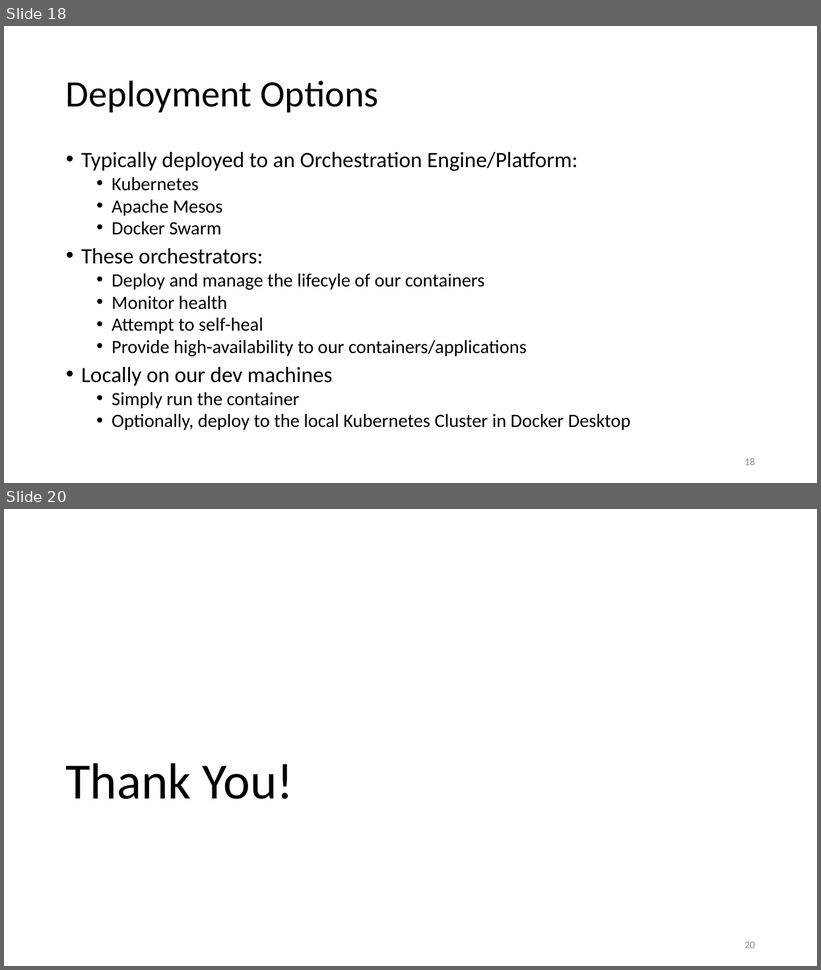
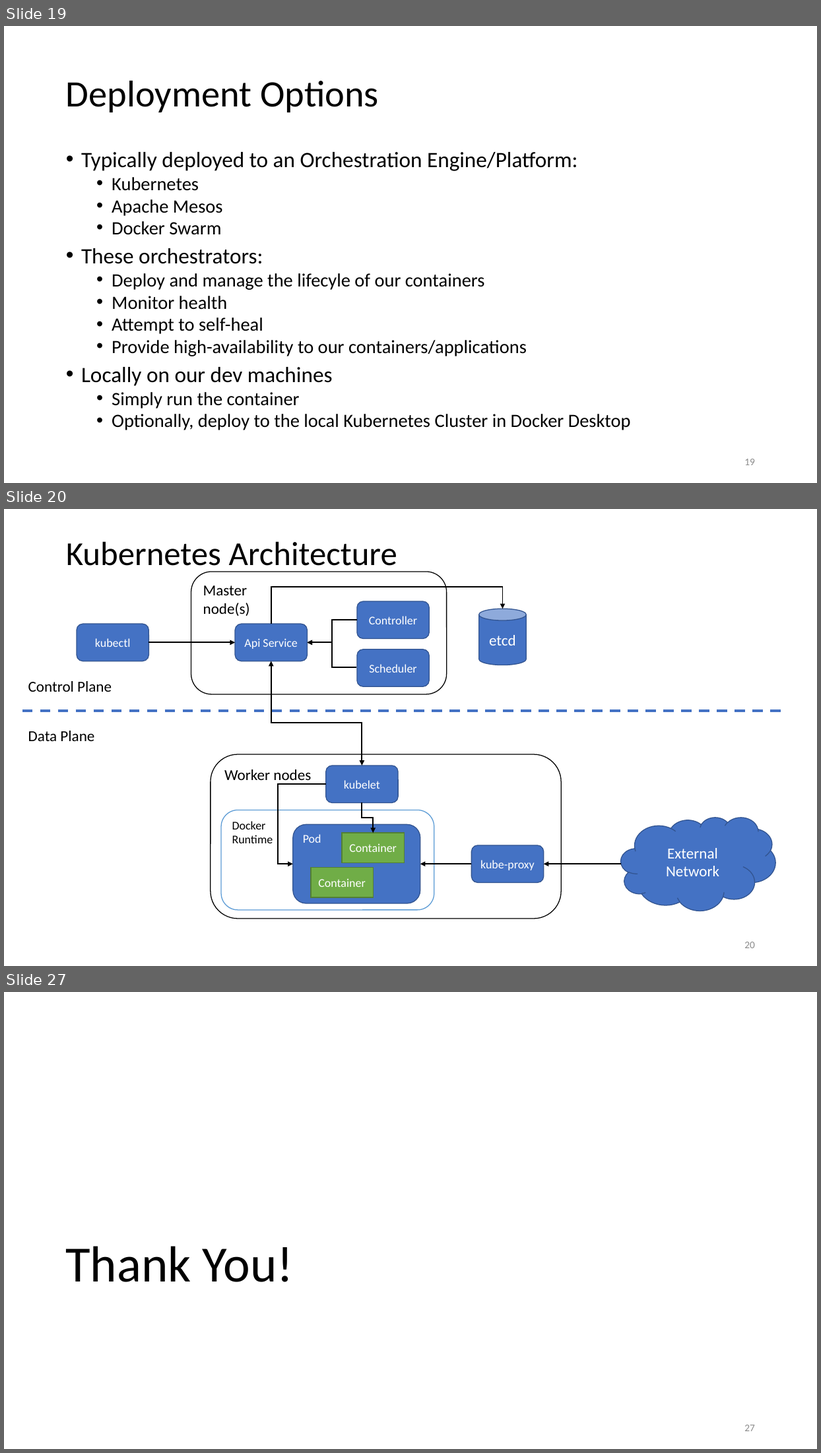
Before and after one commit to jpenniman/java-ms-training, a slide deck: slide-decks/Introduction-to-containers.pptx. Shown one above the other, each under a label of ours: slides 18 and 20 before the commit, slides 19, 20 and 27 after it; the slides between them are not shown. The pictures are 821x970 and 821x1453 pixels, drawn with LibreOffice and Linux fonts; fonts in the diff are those of the drawing; background and template pictures are left out. Boxes give left, top, right and bottom in pixels: in the first picture for what was removed or moved away, otherwise in the second. Text is boxed around its words. In the diff, an @@ line names an element or a change of style, - is before the commit and + after.

Commit message:
Kubernetes fundamentals

```diff
--- a/slide-decks/Introduction-to-containers.pptx
+++ b/slide-decks/Introduction-to-containers.pptx
@@ slide 20 added at bbox=[4, 509, 817, 966], background #FFFFFF @@
@@ title added at bbox=[66, 541, 397, 573], 39.6 pt, text #000000 @@
+Kubernetes Architecture
@@ rounded rectangle added at bbox=[191, 572, 447, 694], fill #FFFFFF, outline #000000 1 pt, 18 pt, text #000000 @@
+Master
+node(s)
@@ elbow arrow added from (271, 624) to (503, 609), #000000 1.5 pt @@
@@ rounded rectangle added at bbox=[357, 601, 429, 638], fill #4472C4, outline #325491 1 pt, 14 pt, text #FFFFFF @@
+Controller
@@ rounded rectangle added at bbox=[77, 624, 149, 661], fill #4472C4, outline #325491 1 pt, 14 pt, text #FFFFFF @@
+kubectl
@@ rounded rectangle added at bbox=[235, 624, 307, 661], fill #4472C4, outline #325491 1 pt, 14 pt, text #FFFFFF @@
+Api Service
@@ elbow arrow added from (357, 620) to (307, 642), #000000 1.5 pt @@
@@ cylinder added at bbox=[479, 609, 527, 666], fill #4472C4, outline #325491 1 pt, 18 pt, text #FFFFFF @@
+etcd
@@ arrow added from (149, 642) to (235, 642), #000000 1.5 pt @@
@@ elbow arrow added from (356, 667) to (307, 642), #000000 1.5 pt @@
@@ elbow double arrow added from (271, 661) to (362, 766), #000000 1.5 pt @@
@@ rounded rectangle added at bbox=[357, 650, 429, 687], fill #4472C4, outline #325491 1 pt, 14 pt, text #FFFFFF @@
+Scheduler
@@ text added at bbox=[28, 681, 112, 692], 18 pt, text #000000 @@
+Control Plane
@@ line added from (22, 711) to (786, 711), #4472C4 3 pt dashed @@
@@ text added at bbox=[28, 731, 94, 741], 18 pt, text #000000 @@
+Data Plane
@@ rounded rectangle added at bbox=[211, 755, 562, 919], fill #FFFFFF, outline #000000 1 pt, 18 pt, text #000000 @@
+Worker nodes
@@ rounded rectangle added at bbox=[326, 766, 398, 803], fill #4472C4, outline #325491 1 pt, 14 pt, text #FFFFFF @@
+kubelet
@@ elbow arrow added from (326, 785) to (293, 864), #000000 1.5 pt @@
@@ elbow arrow added from (362, 803) to (373, 834), #000000 1.5 pt @@
@@ rounded rectangle added at bbox=[221, 811, 434, 910], fill #FFFFFF, outline #5B9BD5 1 pt, 14 pt, text #000000 @@
+Docker
+Runtime
@@ rounded rectangle added at bbox=[293, 825, 420, 904], fill #4472C4, outline #325491 1 pt, 14 pt, text #FFFFFF @@
+Pod
@@ cloud added at bbox=[621, 818, 776, 911], fill #4472C4, outline #325491 1 pt, 18 pt, text #FFFFFF @@
+External
+Network
@@ rectangle added at bbox=[342, 834, 404, 863], fill #70AD47, outline #538035 1 pt, 14 pt, text #FFFFFF @@
+Container
@@ arrow added from (472, 864) to (420, 864), #000000 1.5 pt @@
@@ rounded rectangle added at bbox=[472, 846, 544, 883], fill #4472C4, outline #325491 1 pt, 14 pt, text #FFFFFF @@
+kube-proxy
@@ arrow added from (621, 864) to (544, 864), #000000 1.5 pt @@
@@ rectangle added at bbox=[311, 868, 373, 898], fill #70AD47, outline #538035 1 pt, 14 pt, text #FFFFFF @@
+Container
@@ page number added at bbox=[745, 942, 755, 949], 12 pt, text #8C8C8C @@
+20
@@ what was slide 18 is now slide 19 @@
@@ page number at bbox=[745, 459, 755, 466]: text changed @@
-18
+19
@@ what was slide 20 is now slide 27 @@
@@ page number at bbox=[745, 1425, 755, 1432]: text changed @@
-20
+27
```
Also in this commit, not shown: 1 slide changed, 6 other slides added.
